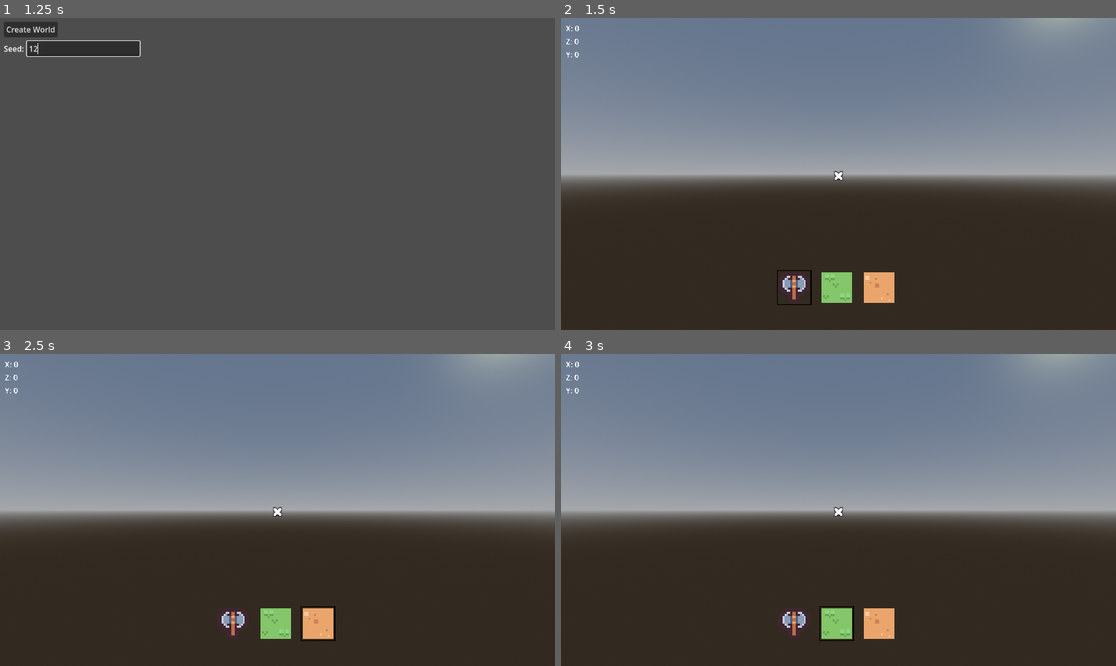
Above: before the commit, frames 1-4 (two rows, left to right).
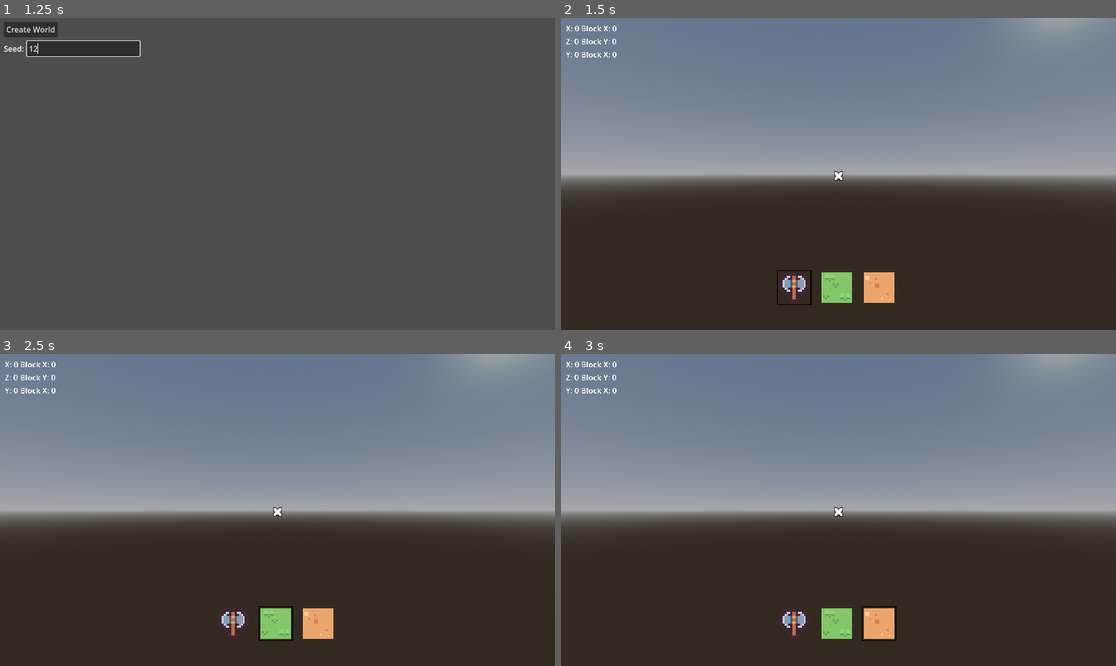
Above: after the commit, the same moments.

Repository: Nathan3-14/noise
Game: Godot game, scene res://world.tscn
The game is run twice, just before and just after one commit, with the same random seed, the same clock (stepped at 60 frames per second) and the same inputs.
Inputs (mouse positions are in pixels of both pictures, inside the frame that each line leads up to):
- Up to frame 1 (1.25 s): click (83, 49) at 0.52 s; type "12" at 0.6 s
- Up to frame 2 (1.5 s): click "Create World" at 1.25 s
- Up to frame 3 (2.5 s): tap Enter (ui_accept) at 2 s; move the mouse to (399, 494) at 2.02 s; hold D (right) from 2.03 s (still down); click (399, 494) at 2.1 s; tap Space (jump) at 2.27 s; tap Mouse wheel down (inv_scroll_down) at 2.3 s
- Up to frame 4 (3 s): tap Enter (ui_accept) at 2.75 s; move the mouse to (727, 525) at 2.77 s; release D (right) at 2.78 s; hold S (down) from 2.78 s (still down); tap Mouse wheel down (inv_scroll_down) at 2.85 s

Frame 1 is identical in both runs. In frame 2, 0.1% of the frame differs, in the area x 3-11%, y 2-13%; in frame 3, 0.3%, in the area x 3-61%, y 2-92%; in frame 4, 0.3%.
Error in both runs: Attempt to call function 'list_dir_begin' in base 'null instance' on a null instance. (res://world.gd:146)

Commit message:
Improved action selection

Diff:
--- a/player.gd
+++ b/player.gd
@@ -61,16 +61,17 @@
 		camera.fov = move_toward(camera.fov, 70, 10)
 		camera_sense = 40
 
+	var collider: Node
 	if Input.is_action_just_pressed("action") and cap_mouse:
 		match selected_item:
 			0:
 				if raycast.is_colliding():
-					var collider = raycast.get_collider()
+					collider = raycast.get_collider()
 					get_parent().world_array[collider.position.x][collider.position.y][collider.position.z] = 0
 					collider.queue_free()
 			1:
 				if raycast.is_colliding():
-					var collider = raycast.get_collider()
+					collider = raycast.get_collider()
 					var place_vector = Vector3(collider.position) + raycast.get_collision_normal()
 					get_parent().world_array[place_vector[0]][place_vector[1]][place_vector[2]] = 2
 					var grass = get_parent().grass.instantiate()
@@ -78,7 +79,7 @@
 					grass.position = place_vector
 			2:
 				if raycast.is_colliding():
-					var collider = raycast.get_collider()
+					collider = raycast.get_collider()
 					var place_vector = Vector3(collider.position) + raycast.get_collision_normal()
 					get_parent().world_array[place_vector[0]][place_vector[1]][place_vector[2]] = 1
 					var dirt = get_parent().dirt.instantiate()
@@ -87,12 +88,17 @@
 
 	if raycast.get_collider():
 		raycast.get_collider().selected = true
+		collider = raycast.get_collider()
 
 	if cap_mouse:
 		move_and_slide()
-		$CanvasLayer/UI.x = snapped(position.x, 0.1)
-		$CanvasLayer/UI.y = snapped(position.y, 0.1)
-		$CanvasLayer/UI.z = snapped(position.z, 0.1)
+		$CanvasLayer/UI.x = snapped(position.x, 0.01)
+		$CanvasLayer/UI.y = snapped(position.y, 0.01)
+		$CanvasLayer/UI.z = snapped(position.z, 0.01)
+		if collider:
+			$CanvasLayer/UI.block_x = snapped(collider.position.x, 0.1)
+			$CanvasLayer/UI.block_y = snapped(collider.position.y, 0.1)
+			$CanvasLayer/UI.block_z = snapped(collider.position.z, 0.1)
 
 func _input(event: InputEvent):
 	if event is InputEventMouseMotion: look_dir = event.relative * 0.01
--- a/project.godot
+++ b/project.godot
@@ -80,6 +80,21 @@
 "events": [Object(InputEventMouseButton,"resource_local_to_scene":false,"resource_name":"","device":-1,"window_id":0,"a …(253 unchanged characters)…
 ]
 }
+inv_select_1={
+"deadzone": 0.5,
+"events": [Object(InputEventKey,"resource_local_to_scene":false,"resource_name":"","device":-1,"window_id":0,"alt_pressed":false,"shift_pressed":false,"ctrl_pressed":false,"meta_pressed":false,"pressed":false,"keycode":0,"physical_keycode":49,"key_label":0,"unicode":49,"echo":false,"script":null)
+]
+}
+inv_select_2={
+"deadzone": 0.5,
+"events": [Object(InputEventKey,"resource_local_to_scene":false,"resource_name":"","device":-1,"window_id":0,"alt_pressed":false,"shift_pressed":false,"ctrl_pressed":false,"meta_pressed":false,"pressed":false,"keycode":0,"physical_keycode":50,"key_label":0,"unicode":50,"echo":false,"script":null)
+]
+}
+inv_select_3={
+"deadzone": 0.5,
+"events": [Object(InputEventKey,"resource_local_to_scene":false,"resource_name":"","device":-1,"window_id":0,"alt_pressed":false,"shift_pressed":false,"ctrl_pressed":false,"meta_pressed":false,"pressed":false,"keycode":0,"physical_keycode":51,"key_label":0,"unicode":51,"echo":false,"script":null)
+]
+}
 
 [layer_names]
 
--- a/ui.gd
+++ b/ui.gd
@@ -1,11 +1,15 @@
 extends Control
 
 
-@export var x = 0.0
-@export var y = 0.0
-@export var z = 0.0
+@export var x = 0.00
+@export var y = 0.00
+@export var z = 0.00
+@export var block_x = 0.0
+@export var block_y = 0.0
+@export var block_z = 0.0
 
-@onready var positions = $MarginContainer/VBoxContainer
+@onready var player_positions = $Coords/HBoxContainer/Player
+@onready var block_positions  = $Coords/HBoxContainer/Block
 @onready var inventory = $Inventory
 @onready var player = get_parent().get_parent()
 
@@ -18,19 +22,38 @@
 
 # Called every frame. 'delta' is the elapsed time since the previous frame.
 func _process(delta):
-	positions.get_node("X").text = "X: " + str(x)
-	positions.get_node("Y").text = "Y: " + str(y)
-	positions.get_node("Z").text = "Z: " + str(z)
+	player_positions.get_node("X").text = "X: " + str(x)
+	player_positions.get_node("Y").text = "Y: " + str(y)
+	player_positions.get_node("Z").text = "Z: " + str(z)
+	block_positions.get_node("X").text = "Block X: " + str(block_x)
+	block_positions.get_node("Y").text = "Block Y: " + str(block_y)
+	block_positions.get_node("Z").text = "Block X: " + str(block_z)
+
 	var changed: bool
 
-	if Input.is_action_just_pressed("inv_scroll_up"):
+	if Input.is_action_just_pressed("inv_scroll_down"):
 		changed = true
 		change_item(player.selected_item)
 		player.selected_item += 1
-	elif Input.is_action_just_pressed("inv_scroll_down"):
+	elif Input.is_action_just_pressed("inv_scroll_up"):
 		changed = true
 		change_item(player.selected_item)
 		player.selected_item -= 1
+
+	if Input.is_action_just_pressed("inv_select_1"):
+		changed = true
+		change_item(player.selected_item)
+		player.selected_item = 0
+	if Input.is_action_just_pressed("inv_select_2"):
+		changed = true
+		change_item(player.selected_item)
+		player.selected_item = 1
+	if Input.is_action_just_pressed("inv_select_3"):
+		changed = true
+		change_item(player.selected_item)
+		player.selected_item = 2
+
+
 
 	if player.selected_item > 2:
 		player.selected_item = 0
--- a/ui.tscn
+++ b/ui.tscn
@@ -23,27 +23,45 @@
 offset_bottom = 400.0
 texture = ExtResource("1_rwnlg")
 
-[node name="MarginContainer" type="MarginContainer" parent="."]
+[node name="Coords" type="MarginContainer" parent="."]
 layout_mode = 2
 offset_right = 40.0
 offset_bottom = 26.0
 theme_override_constants/margin_left = 10
 theme_override_constants/margin_top = 10
 
-[node name="VBoxContainer" type="VBoxContainer" parent="MarginContainer"]
+[node name="HBoxContainer" type="HBoxContainer" parent="Coords"]
 layout_mode = 2
 
-[node name="X" type="Label" parent="MarginContainer/VBoxContainer"]
+[node name="Player" type="VBoxContainer" parent="Coords/HBoxContainer"]
+layout_mode = 2
+
+[node name="X" type="Label" parent="Coords/HBoxContainer/Player"]
 layout_mode = 2
 text = "X: {x}"
 
-[node name="Z" type="Label" parent="MarginContainer/VBoxContainer"]
+[node name="Z" type="Label" parent="Coords/HBoxContainer/Player"]
 layout_mode = 2
 text = "Z: {Z}"
 
-[node name="Y" type="Label" parent="MarginContainer/VBoxContainer"]
+[node name="Y" type="Label" parent="Coords/HBoxContainer/Player"]
 layout_mode = 2
 text = "Y: {y}"
+
+[node name="Block" type="VBoxContainer" parent="Coords/HBoxContainer"]
+layout_mode = 2
+
+[node name="X" type="Label" parent="Coords/HBoxContainer/Block"]
+layout_mode = 2
+text = "Block X: {x}"
+
+[node name="Y" type="Label" parent="Coords/HBoxContainer/Block"]
+layout_mode = 2
+text = "Block Y: {y}"
+
+[node name="Z" type="Label" parent="Coords/HBoxContainer/Block"]
+layout_mode = 2
+text = "Block Z: {z}"
 
 [node name="Inventory" type="HBoxContainer" parent="."]
 custom_minimum_size = Vector2(84, 0)
Not shown, changed: game/noise.exe
